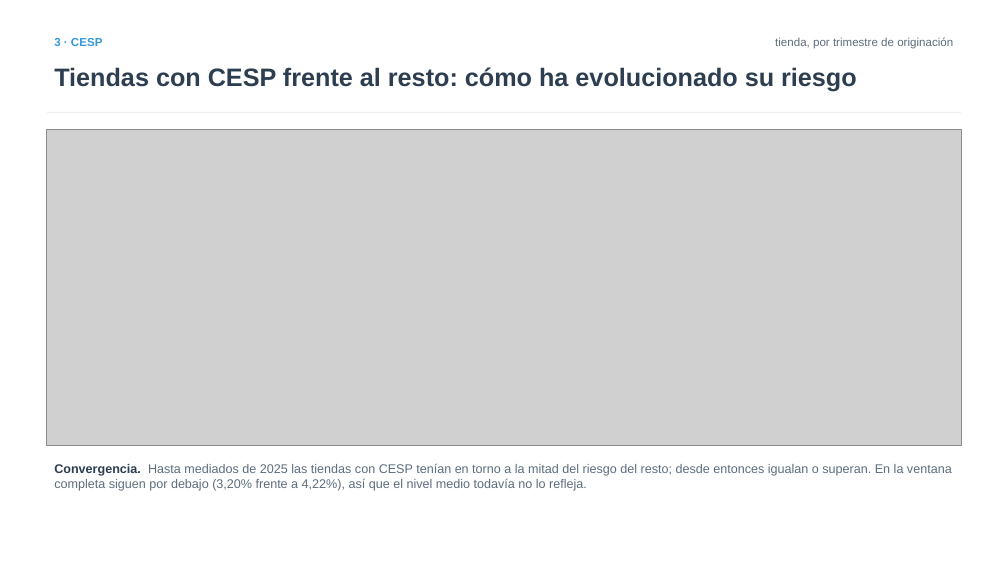
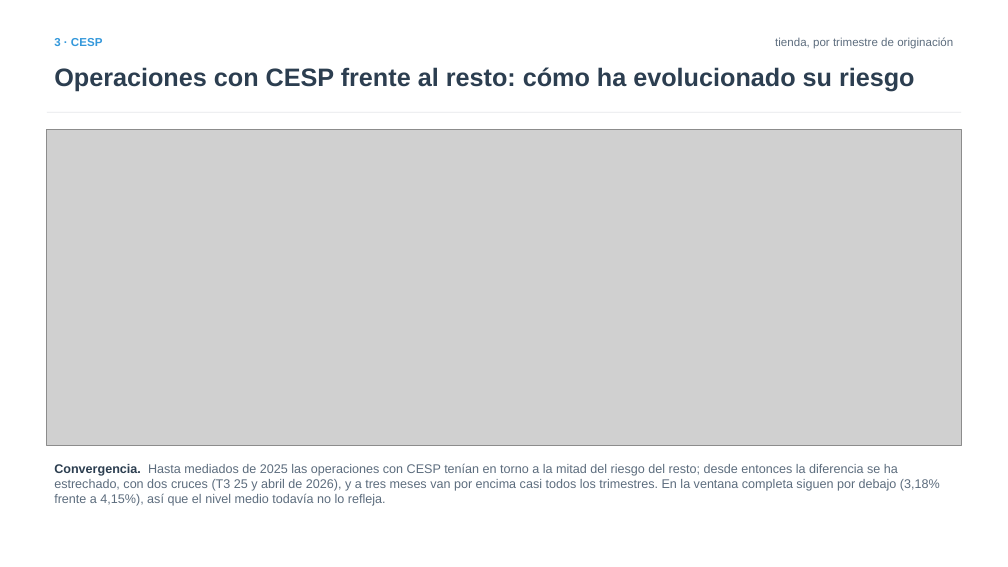
Before and after one commit to iocariz/scoring_tools, a slide deck: slide 5 of output/apple_deck/Apple_EFX_Dudas_Riesgos.pptx. Drawn at 1008x567 pixels with LibreOffice and Linux fonts; fonts in the diff are those of the drawing; grey boxes stand for pictures. Boxes give left, top, right and bottom in pixels: in the first picture for what was removed or moved away, otherwise in the second. Text is boxed around its words. In the diff, an @@ line names an element or a change of style, - is before the commit and + after.

```diff
--- a/output/apple_deck/Apple_EFX_Dudas_Riesgos.pptx
+++ b/output/apple_deck/Apple_EFX_Dudas_Riesgos.pptx
@@ text at [54, 67, 915, 92]: text changed @@
-Tiendas con CESP frente al resto: cómo ha evolucionado su riesgo
+Operaciones con CESP frente al resto: cómo ha evolucionado su riesgo
@@ text at [54, 463, 940, 506]: text changed @@
-Convergencia. Hasta mediados de 2025 las tiendas con CESP tenían en torno a la mitad del riesgo del resto; desde entonces igualan o superan. En la ventana completa siguen por debajo (3,20% frente a 4,22%), así que el nivel medio todavía no lo refleja.
+Convergencia. Hasta mediados de 2025 las operaciones con CESP tenían en torno a la mitad del riesgo del resto; desde entonces la diferencia se ha estrechado, con dos cruces (T3 25 y abril de 2026), y a tres meses van por encima casi todos los trimestres. En la ventana completa siguen por debajo (3,18% frente a 4,15%), así que el nivel medio todavía no lo refleja.
```
Also in this commit, not shown: 5 other slides changed, 5 other files.
